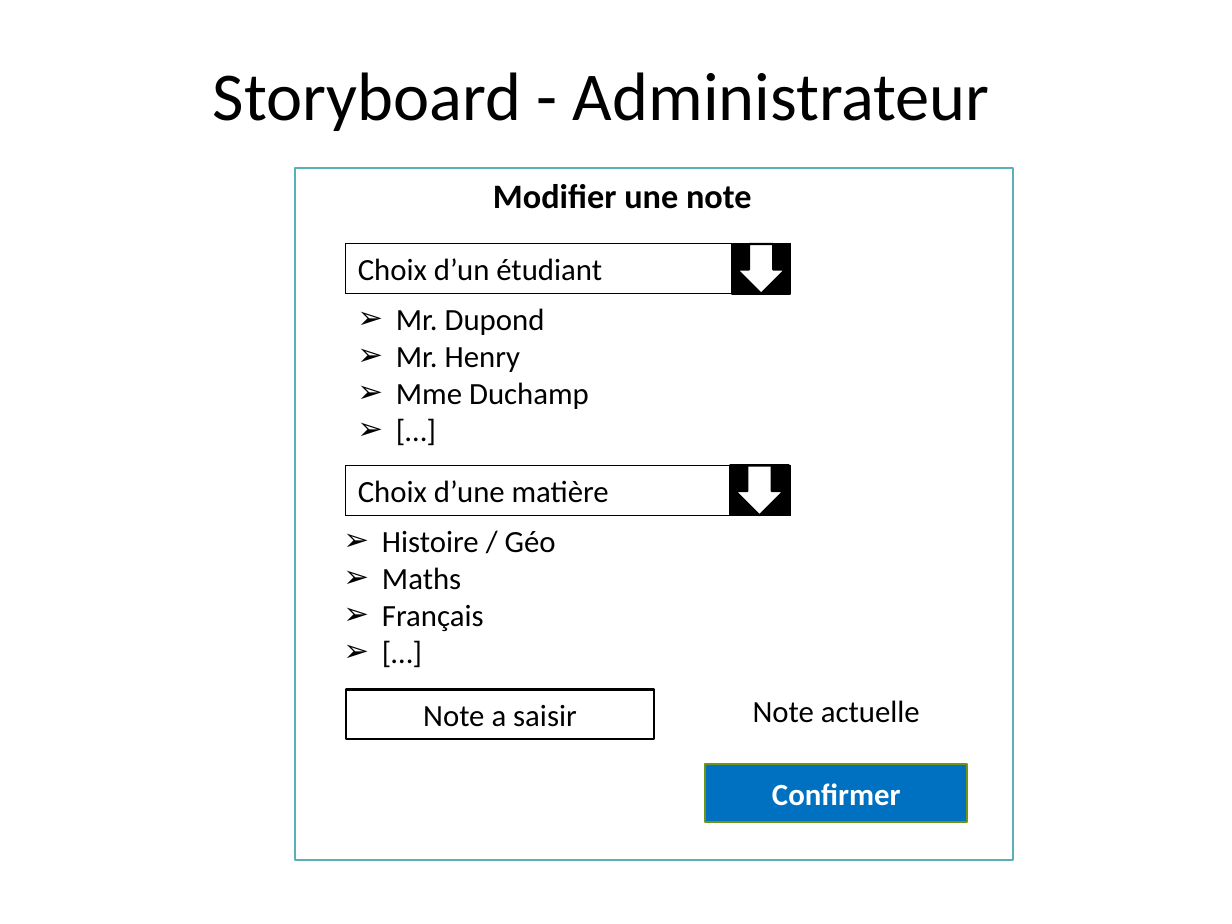
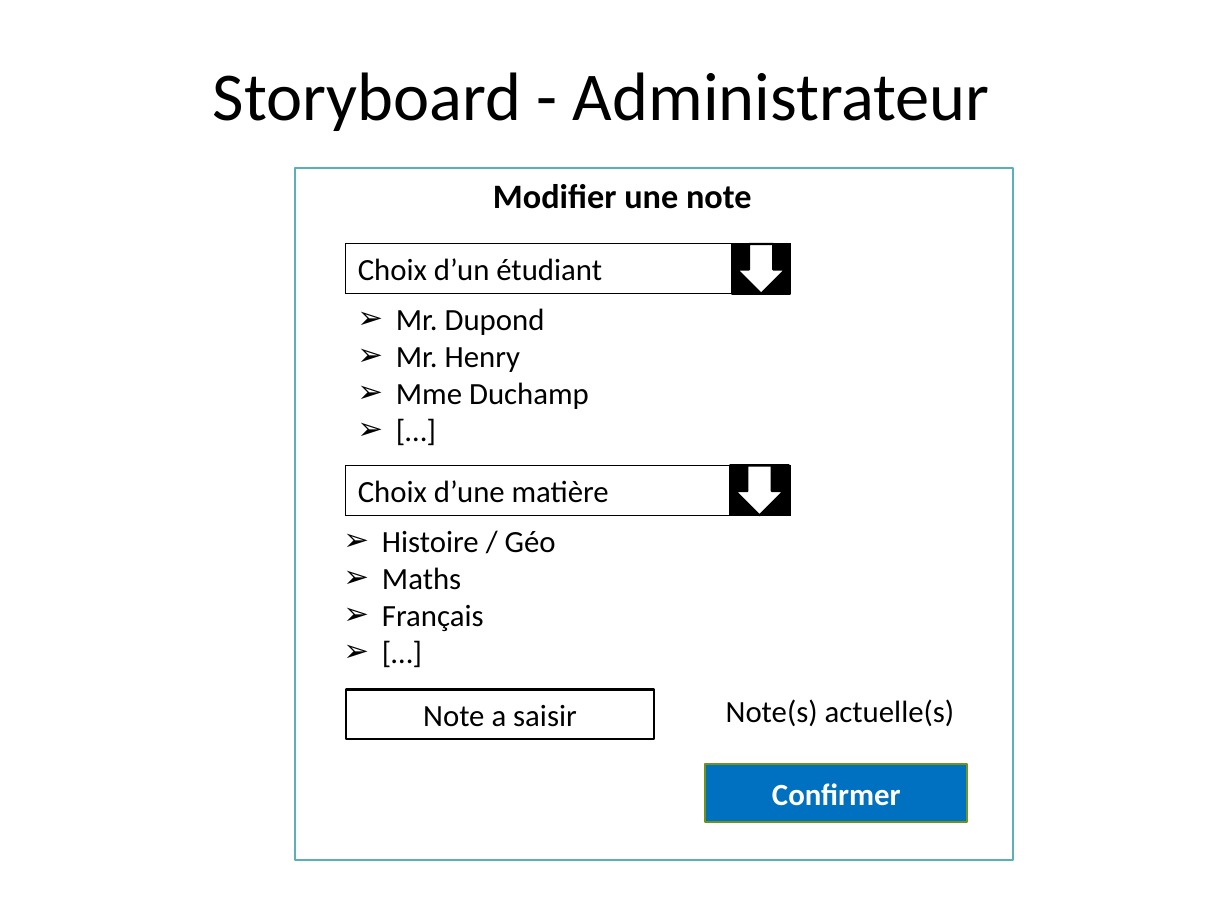
Before and after one commit to Ghostivan/Moyenne, a slide deck: slide 13 of Documents/Ma Moyenne.pptx (slide 12 before the commit). Drawn at 1232x924 pixels with LibreOffice and Linux fonts; fonts in the diff are those of the drawing; background and template pictures are left out. Boxes give left, top, right and bottom in pixels: in the first picture for what was removed or moved away, otherwise in the second. Text is boxed around its words. In the diff, an @@ line names an element or a change of style, - is before the commit and + after.

```diff
--- a/Documents/Ma Moyenne.pptx
+++ b/Documents/Ma Moyenne.pptx
@@ text at [726,699,955,726]: text changed @@
-Note actuelle
+Note(s) actuelle(s)
```
Also in this commit, not shown: 1 other slide changed, 3 slides added, 1 other file.
